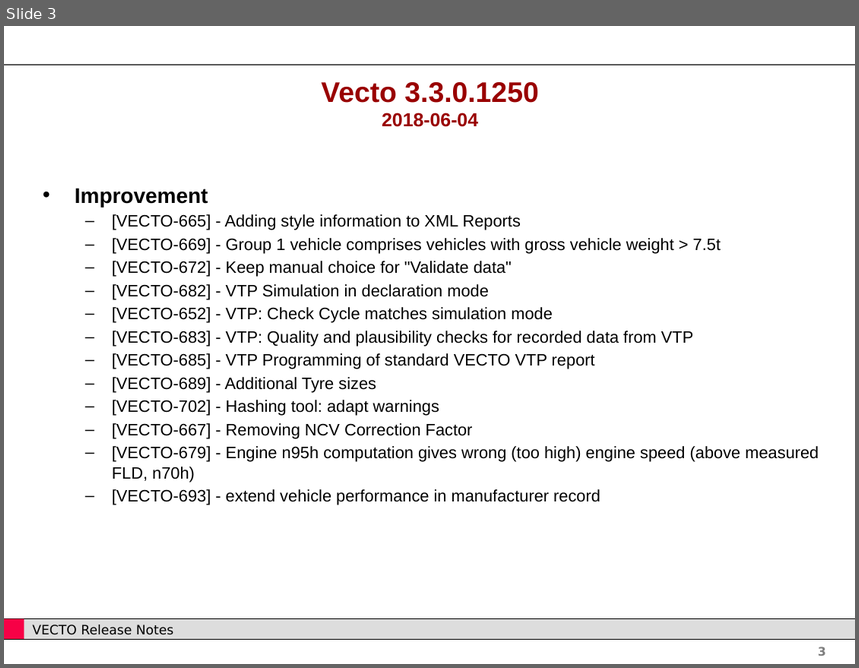
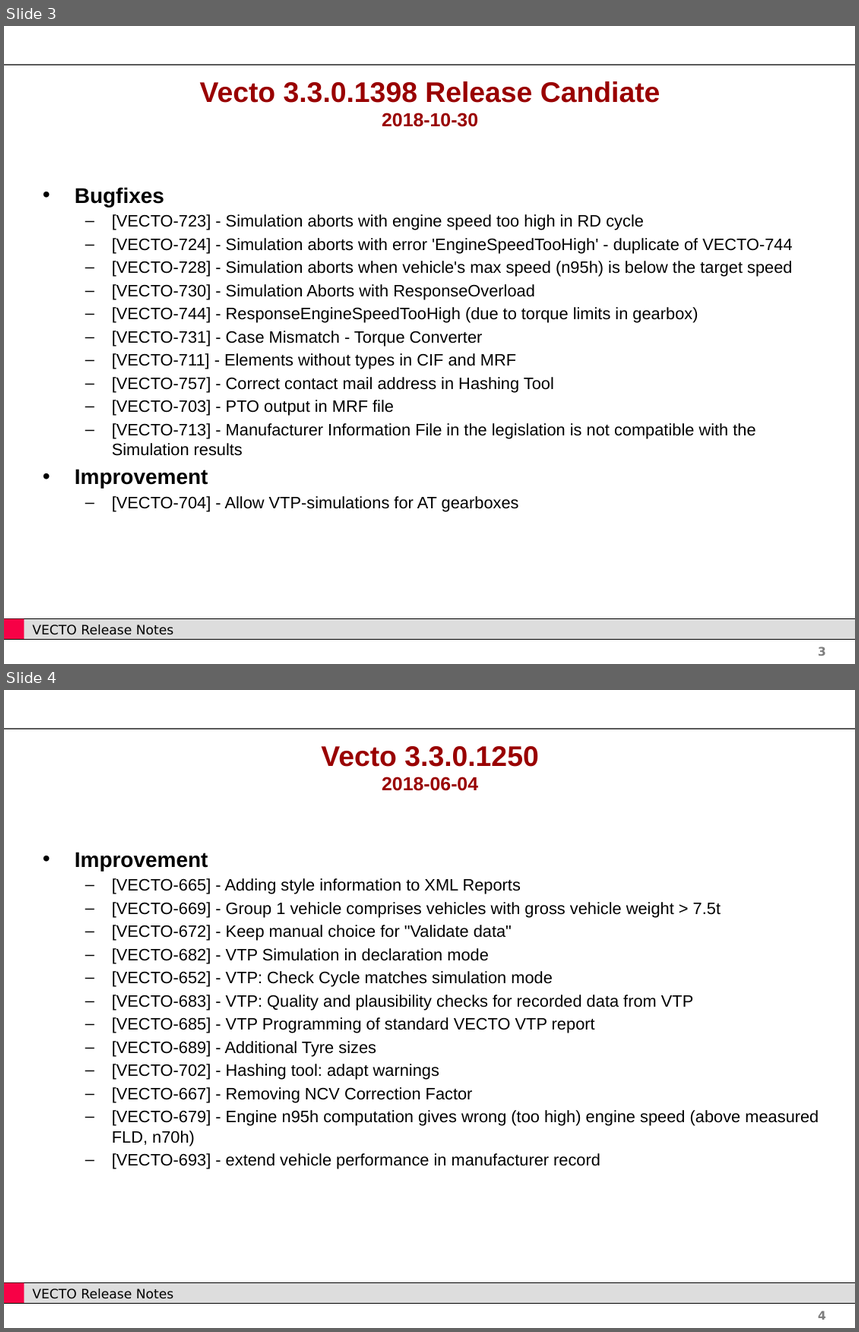
Before and after one commit to tanawadeatharva/BharatVECTO, a slide deck: Documentation/User Manual Source/Release Notes Vecto3.x.pptx. Shown one above the other, each under a label of ours: slide 3 before the commit, slides 3 and 4 after it. The pictures are 859x668 and 859x1332 pixels, drawn with LibreOffice and Linux fonts; fonts in the diff are those of the drawing; background and template pictures are left out. Boxes give left, top, right and bottom in pixels: in the first picture for what was removed or moved away, otherwise in the second. Text is boxed around its words. In the diff, an @@ line names an element or a change of style, - is before the commit and + after.

Commit message:
changelog for release build

```diff
--- a/Documentation/User Manual Source/Release Notes Vecto3.x.pptx
+++ b/Documentation/User Manual Source/Release Notes Vecto3.x.pptx
@@ slide 3 added at <box>4,26,855,664</box>, background #FFFFFF; not listed: 5 template elements that a slide beside it also shows @@
@@ title added at <box>200,81,661,127</box>, 24 pt, text #990000, bold @@
+Vecto 3.3.0.1398 Release Candiate
+2018-10-30
@@ text added at <box>75,187,792,512</box>, 14 pt, text #000000 @@
+• Bugfixes
+  – [VECTO-723] - Simulation aborts with engine speed too high in RD cycle
+  – [VECTO-724] - Simulation aborts with error 'EngineSpeedTooHigh' - duplicate of VECTO-744
+  – [VECTO-728] - Simulation aborts when vehicle's max speed (n95h) is below the target speed
+  – [VECTO-730] - Simulation Aborts with ResponseOverload
+  – [VECTO-744] - ResponseEngineSpeedTooHigh (due to torque limits in gearbox)
+  – [VECTO-731] - Case Mismatch - Torque Converter
+  – [VECTO-711] - Elements without types in CIF and MRF
+  – [VECTO-757] - Correct contact mail address in Hashing Tool
+  – [VECTO-703] - PTO output in MRF file
+  – [VECTO-713] - Manufacturer Information File in the legislation is not compatible with the Simulation results
+• Improvement
+  – [VECTO-704] - Allow VTP-simulations for AT gearboxes
@@ what was slide 3 is now slide 4 @@
@@ page number at <box>818,1311,826,1320</box>: text changed @@
-3
+4
```
Also in this commit, not shown: 2 slides changed, 4 other files.
